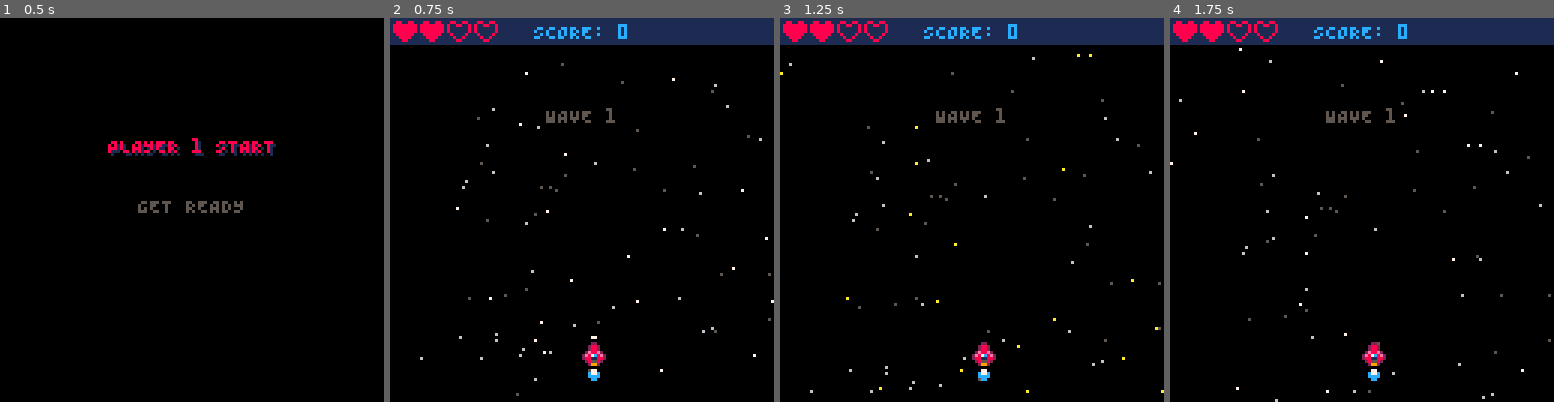
Above: before the commit, frames 1-4 (left to right).
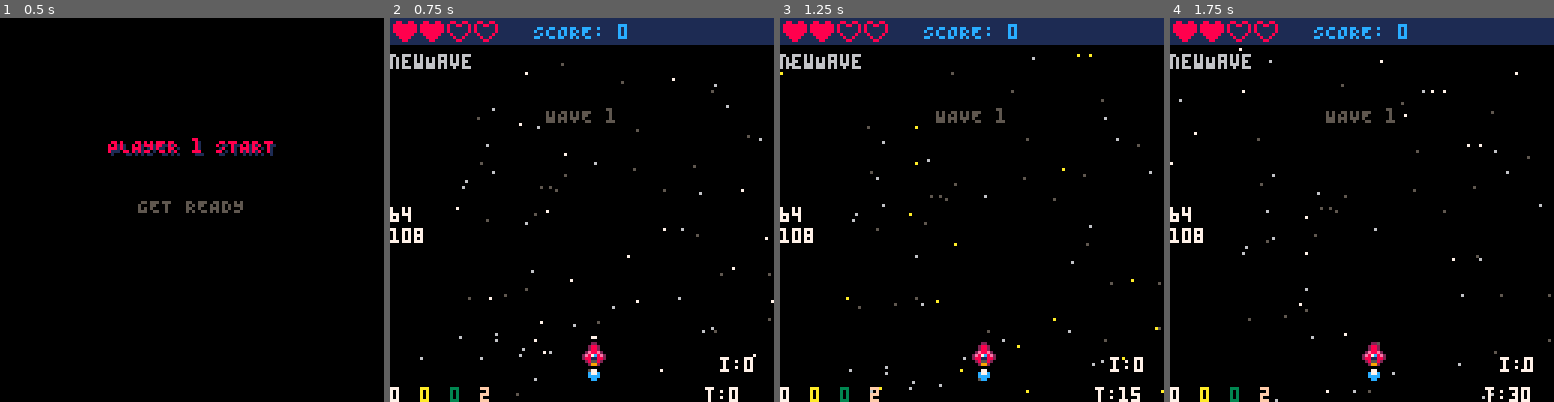
Above: after the commit, the same moments.

Repository: ProfSFrink/pico-8_shump_tutorial
Game: PICO-8 cartridge shump.p8
Same seed, same stepped clock (60 frames per second), same inputs: the game is played once before the commit and once after it.
Inputs:
- Up to frame 1 (0.5 s): tap X (X key) at 0.33 s
- Up to frame 2 (0.75 s): tap O (Z key) at 0.7 s
- Up to frame 3 (1.25 s): tap X (X key) at 1.07 s
- Up to frame 4 (1.75 s): hold Right from 1.6 s (still down); tap O (Z key) at 1.7 s

Frame 1 is identical in both runs. In frame 2, 1.3% of the frame differs, in the area x 0-95%, y 9-100%; in frame 3, 1.4%; in frame 4, 1.4%.

Commit message:
- (refactor) adds separate firing pattern to each projectile type.
- (refactor) reduces duplication of spawn projectile functions.
- (fix) fixes removing projectiles that leave the screen.

Diff:
--- /dev/null
+++ b/behavior/FiringPatterns.lua
@@ -0,0 +1,13 @@
+-- Projectile firing patterns.
+
+-- Projectile fires straight up.
+-- @param p projectile to move.
+function fireUp(p)
+    p.y -= p.spd
+end
+
+-- Projectile fires straight down.
+-- @param p projectile to move.
+function fireDown(p)
+    p.y += p.spd
+end
--- a/entities/Projectiles.lua
+++ b/entities/Projectiles.lua
@@ -1,6 +1,7 @@
 -- Projectile component data.
 
--- Setup for bullets & lasers.
+-- Setup for various projectiles.
+-- type: Player or enemy projectile.
 -- ani: Table of animation settings.
 --      start: First sprite index of the animation.
 --      fin: Last sprite index of the animation.
@@ -9,9 +10,11 @@
 -- rof: Rate of fire in frames.
 -- sfx: Sound effect to play when firing.
 -- btn: Button to fire.
--- upFunc: Custom update function.
+-- animate: Custom update function.
+-- pattern: The firing pattern to use.
 pTypes = {
     bullet = {
+        type = "player",
         ani = { start = 16,
                 fin = 17,
                 delay = 5 },
@@ -22,34 +25,38 @@
         dam = 1,
         sfx = 0,
         btn = 5,
-        upFunc = function(_ENV)
+        animate = function(_ENV)
             if curSpr == ani.start then
                 curSpr = ani.fin
             else
                 curSpr = ani.start
             end
-        end
+        end,
+        pattern = fireUp
     },
     laser = {
+        type = "player",
+        ani = { start = 18,
+        fin = 21,
+        delay = 6 },
+        spd = 4,
         colW = 3,
         colH = 3,
-        ani = { start = 18,
-                fin = 21,
-                delay = 6 },
-        spd = 4,
         rof = 8,
         dam = 2,
         sfx = 2,
         btn = 4,
-        upFunc = function(_ENV)
+        animate = function(_ENV)
             if curSpr < ani.fin then
                 curSpr += 1
             else
                 curSpr = ani.start
             end
-        end
+        end,
+        pattern = fireUp,
     },
     enemyBullet = {
+        type = "enemy",
         ani = { start = 32,
                 fin = 33,
                 delay = 5 },
@@ -59,13 +66,14 @@
         rof = 4,
         dam = 1,
         sfx = 0,
-        upFunc = function(_ENV)
+        animate = function(_ENV)
             if curSpr == ani.start then
                 curSpr = ani.fin
             else
                 curSpr = ani.start
             end
-        end
+        end,
+        pattern = fireDown,
     },
 }
 
@@ -83,19 +91,29 @@
 -- @param x: The x position.
 -- @param y: The y position.
 -- @return: A new projectile object.
-function newPlayerProjectile(proCfg, proX, proY)
+function newProjectile(proCfg, proX, proY)
     -- Local references to global scope.
-    local proj = projectiles
-    local uiH = uiHeight
-    local bullH = bullHeight
+    local uiHeight = uiHeight
+    local bullHeight = bullHeight
+
+    -- Point to either player or enemy
+    -- projectile table depending on type.
+    if proCfg.type == "player" then
+        typeTable = projectiles
+    else
+        typeTable = enemyProjectiles
+    end
 
     return {
         type = proCfg.type,
         x = proX + 2,
         y = proY,
+        type = proCfg.type,
         spd = proCfg.spd,
         dam = proCfg.dam,
-        upFunc = proCfg.upFunc,
+        animate = proCfg.animate,
+        pattern = proCfg.pattern,
+        typeTable = typeTable,
 
         -- Current sprite being animated.
         curSpr = proCfg.ani.start,
@@ -105,79 +123,23 @@
         -- Frames before animation advances.
         animDelay = proCfg.ani.delay,
 
+
         -- Update the projectile.
         update = function(_ENV)
-            y -= spd
+            pattern(_ENV)
 
             animTimer += 1
             if animTimer >= animDelay then
                 animTimer = 0
-                upFunc(_ENV)
+                animate(_ENV)
             end
 
             -- Remove if off-screen.
             if  x < 0 or
                 x > 128 or
-                y < uiH - bullH or
+                y < uiHeight - bullHeight or
                 y > 128 then
-
-                del(proj, _ENV)
-
-            end
-        end,
-
-        -- Draw the projectile.
-        draw = function(_ENV)
-            spr(curSpr, x, y)
-        end
-    }
-end
-
--- factory function for creating enemy projectiles.
--- @param proCfg: Projectile type definition.
--- @param x: The x position.
--- @param y: The y position.
--- @return: A new projectile object.
-function newEnemyProjectile(proCfg, proX, proY)
-    -- Local references to global scope.
-    local proj = projectiles
-    local uiH = uiHeight
-    local bullH = bullHeight
-
-    return {
-        type = proCfg.type,
-        x = proX + 2,
-        y = proY,
-        spd = proCfg.spd,
-        dam = proCfg.dam,
-        upFunc = proCfg.upFunc,
-
-        -- Current sprite being animated.
-        curSpr = proCfg.ani.start,
-        ani = proCfg.ani,
-        animTimer = 0,
-
-        -- Frames before animation advances.
-        animDelay = proCfg.ani.delay,
-
-        -- Update the projectile.
-        update = function(_ENV)
-            y += spd
-
-            animTimer += 1
-            if animTimer >= animDelay then
-                animTimer = 0
-                upFunc(_ENV)
-            end
-
-            -- Remove if off-screen.
-            if  x < 0 or
-                x > 128 or
-                y < uiH - bullH or
-                y > 128 then
-
-                del(proj, _ENV)
-
+                del(typeTable, _ENV)
             end
         end,
 
@@ -190,19 +152,22 @@
 
 -- Projectile spawner function.
 
--- Spawns one projectile using shared projectile config.
+-- Spawns a player projectile.
 -- @param proCfg: Projectile type definition.
 -- @param x: Spawn x position.
 -- @param y: Spawn y position.
-function spawnProjectile(proCfg, x, y)
-    add(projectiles, newPlayerProjectile(proCfg, x, y))
+function spawnPlayerProjectile(proCfg, x, y)
+    add(projectiles, newProjectile(proCfg, x, y))
     sfx(proCfg.sfx)
 end
 
+-- Spawns a enemy projectile.
+-- @param x: Spawn x position.
+-- @param y: Spawn y position.
 function spawnEnemyProjectile(x, y)
     local proCfg = getConfig("enemyBullet")
 
-    add(enemyProjectiles, newEnemyProjectile(proCfg, x, y))
+    add(enemyProjectiles, newProjectile(proCfg, x, y))
     sfx(proCfg.sfx)
 end
 
--- a/main.lua
+++ b/main.lua
@@ -3,7 +3,7 @@
 -- Reference to global scope.
 _g = _ENV
 
-debugMode = false
+debugMode = true
 
 -- Game strings.
 
--- a/scenes/GameScene.lua
+++ b/scenes/GameScene.lua
@@ -39,7 +39,7 @@
 		local proCfg = getConfig("bullet")
 
 		if proT <= 0 then
-			spawnProjectile(proCfg, ship.x, ship.y - ship.bulletOffset)
+			spawnPlayerProjectile(proCfg, ship.x, ship.y - ship.bulletOffset)
 			ship.muzzle = 4
 			proT = proCfg.rof
 		end
@@ -50,7 +50,7 @@
 		local proCfg = getConfig("laser")
 
 		if proT <= 0 then
-			spawnProjectile(proCfg, ship.x, ship.y - ship.bulletOffset)
+			spawnPlayerProjectile(proCfg, ship.x, ship.y - ship.bulletOffset)
 			ship.muzzle = 4
 			proT = proCfg.rof
 		end
--- a/shump.p8
+++ b/shump.p8
@@ -8,6 +8,7 @@
 #include ./util/Animate.lua
 #include ./util/Ease.lua
 #include ./behavior/EnemyMovement.lua
+#include ./behavior/FiringPatterns.lua
 #include ./scenes/GameScene.lua
 
 #include ./states/TitleState.lua
--- a/util/tools.lua
+++ b/util/tools.lua
@@ -4,8 +4,9 @@
 function showDebugUI()
     ?state, 0, 12
     ?#projectiles, 0, 123, 7
-    ?#enemies, 6, 123, 3
-    ?#routines, 16, 123, 15
+    ?#enemyProjectiles, 10, 123, 10
+    ?#enemies, 20, 123, 3
+    ?#routines, 30, 123, 15
     ?ship.x, 0, 63, 7
     ?ship.y, 0, 70, 7
     ?"i:" .. ship.invul, 110, 113, 7
